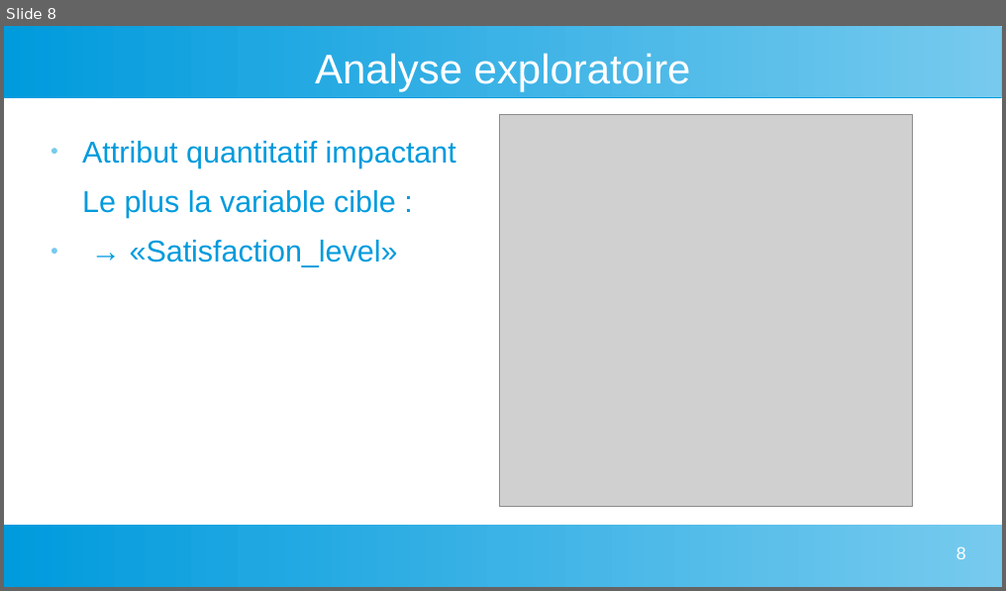
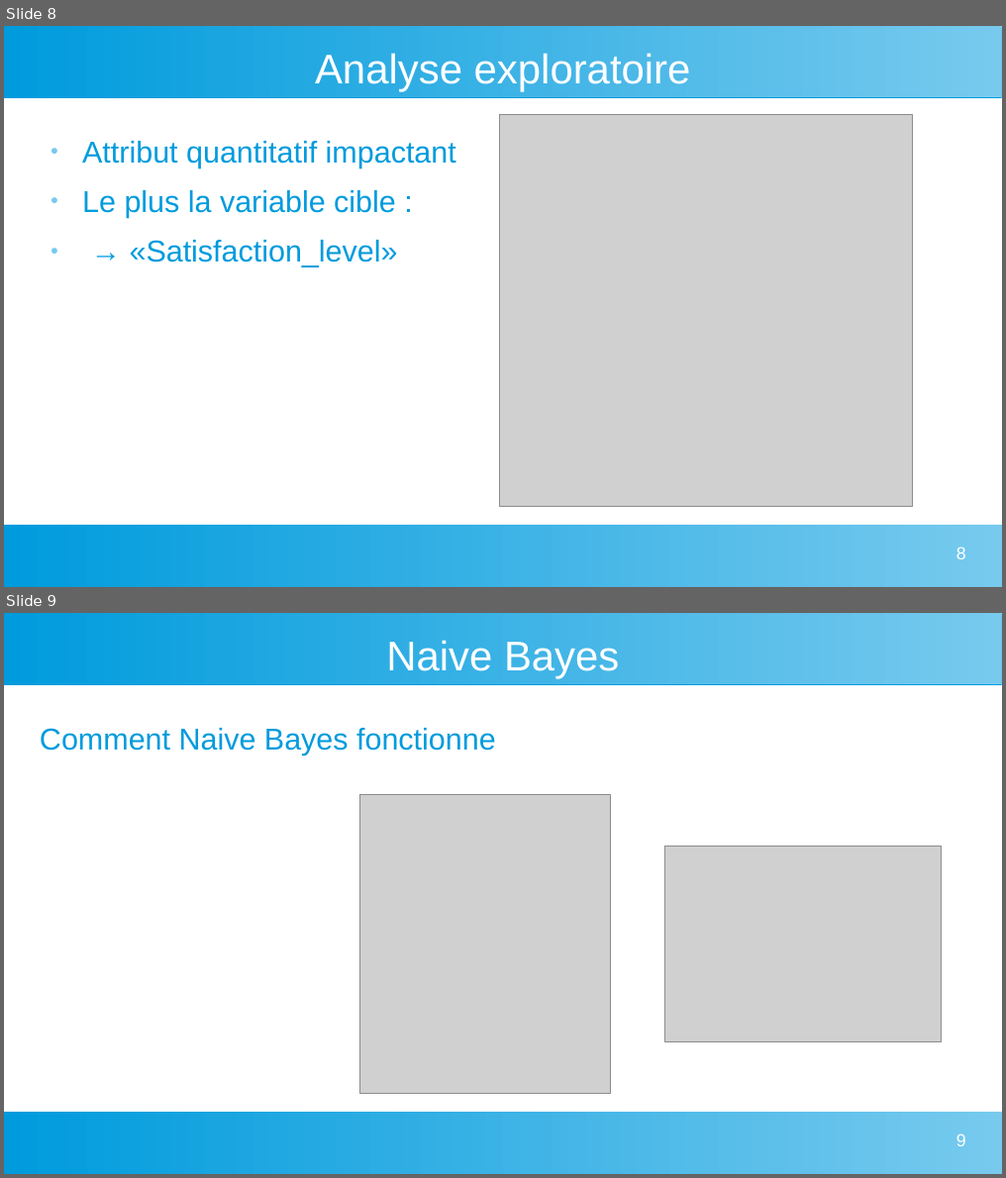
Before and after one commit to rogueH/DataMining_ProjetFinal, a slide deck: Présentation final.odp. Shown one above the other, each under a label of ours: slide 8 before the commit, slides 8 and 9 after it. The pictures are 1006x591 and 1006x1178 pixels, drawn with LibreOffice and Linux fonts; fonts in the diff are those of the drawing; grey boxes stand for pictures. Boxes give left, top, right and bottom in pixels: in the first picture for what was removed or moved away, otherwise in the second. Text is boxed around its words. In the diff, an @@ line names an element or a change of style, - is before the commit and + after.

```diff
--- a/Présentation final.odp
+++ b/Présentation final.odp
@@ slide 9 added at [4, 613, 1002, 1174], background #FFFFFF; not listed: 2 template elements that a slide beside it also shows @@
@@ title added at [386, 640, 619, 679], 33 pt, text #FFFFFF @@
+Naive Bayes
@@ text added at [40, 728, 496, 756], 24 pt, text #009BDD @@
+Comment Naive Bayes fonctionne
@@ picture added at [359, 794, 610, 1093] @@
@@ picture added at [665, 846, 942, 1043] @@
@@ page number added at [956, 1134, 966, 1147], 14 pt, text #FFFFFF @@
+9
@@ slide 8 changed as well @@
@@ text "Attribut quantitatif impactant" at [82, 141, 456, 268]: indent changed; bullet none to ● @@
```
Also in this commit, not shown: 7 other slides changed, 2 other slides added.
